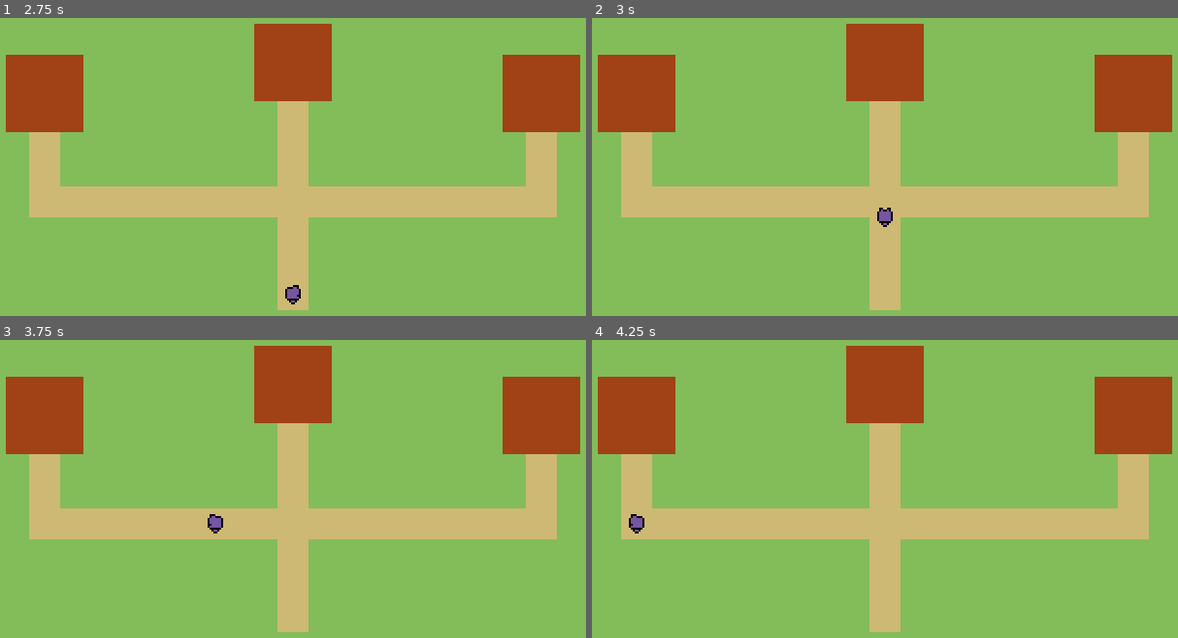
Above: before the commit, frames 1-4 (two rows, left to right).
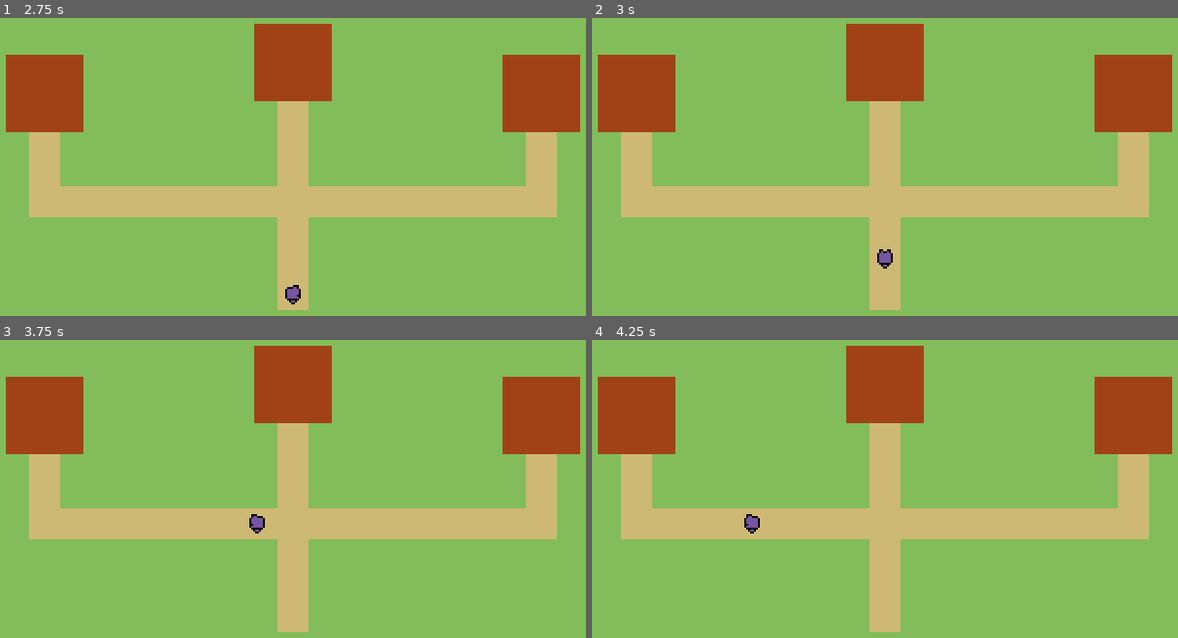
Above: after the commit, the same moments.

Repository: Endermandels/Sylver
Game: Godot game, scene res://scenes/overworld.tscn
The game is run twice, just before and just after one commit, with the same random seed, the same clock (stepped at 60 frames per second) and the same inputs.
Inputs:
- Up to frame 1 (2.75 s): tap Enter at 0.5, 2 s; hold D (move_right) 0.53-1.28 s; tap Space at 1.25 s; hold S (move_down) 1.28-2.03 s; hold D (move_right) from 2.03 s (still down)
- Up to frame 2 (3 s): tap Space at 2.75 s; release D (move_right) at 2.78 s; hold W (move_up) from 2.78 s (still down)
- Up to frame 3 (3.75 s): release W (move_up) at 3.53 s; hold A (move_left) from 3.53 s (still down)
- Up to frame 4 (4.25 s): keep holding A (move_left)

Frame 1 is identical in both runs. In frame 2, 0.3% of the frame differs, in the area x 48-52%, y 63-85%; in frame 3, 0.3%; in frame 4, 0.3%.

Commit message:
Improve player movement

Diff:
--- a/components/input_cmp.gd
+++ b/components/input_cmp.gd
@@ -2,16 +2,23 @@
 class_name InputCMP
 
 var input_vector: Vector2i = Vector2i.ZERO
+var input_buffer: Vector2i = Vector2i.ZERO
 
 func _unhandled_key_input(event: InputEvent) -> void:
+    # For now, don't allow changing directions mid travel (too much of a hassle)
     if event.is_action_pressed("move_up"):
-        input_vector = Vector2i(0, -1)
+        input_buffer = Vector2i(0, -1)
     if event.is_action_pressed("move_down"):
-        input_vector = Vector2i(0, 1)
+        input_buffer = Vector2i(0, 1)
     if event.is_action_pressed("move_left"):
-        input_vector = Vector2i(-1, 0)
+        input_buffer = Vector2i(-1, 0)
     if event.is_action_pressed("move_right"):
-        input_vector = Vector2i(1, 0)
+        input_buffer = Vector2i(1, 0)
+
+func _process(_delta: float) -> void:
+    if input_vector == Vector2i.ZERO:
+        input_vector = input_buffer
+        input_buffer = Vector2i.ZERO
 
 ## Returns input vector along EITHER the horizontal or vertical axis
 func get_input_vector() -> Vector2i:
--- a/prefabs/player/player.tscn
+++ b/prefabs/player/player.tscn
@@ -22,7 +22,7 @@
 [node name="InputCMP" parent="." instance=ExtResource("3_qpr2x")]
 
 [node name="MovementCmp" parent="." instance=ExtResource("4_ksu66")]
-speed = 200.0
+speed = 100.0
 
 [node name="WaypointFinderCmp" parent="." instance=ExtResource("5_uagnd")]
 
--- a/project.godot
+++ b/project.godot
@@ -22,6 +22,7 @@
 window/size/window_width_override=1080
 window/size/window_height_override=540
 window/stretch/mode="canvas_items"
+window/vsync/vsync_mode=0
 
 [input]
 
